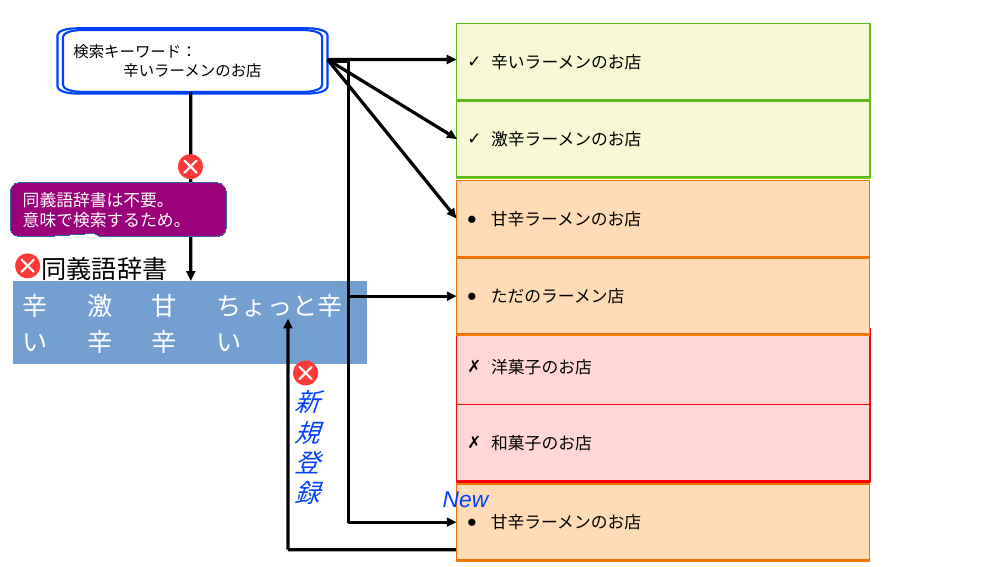
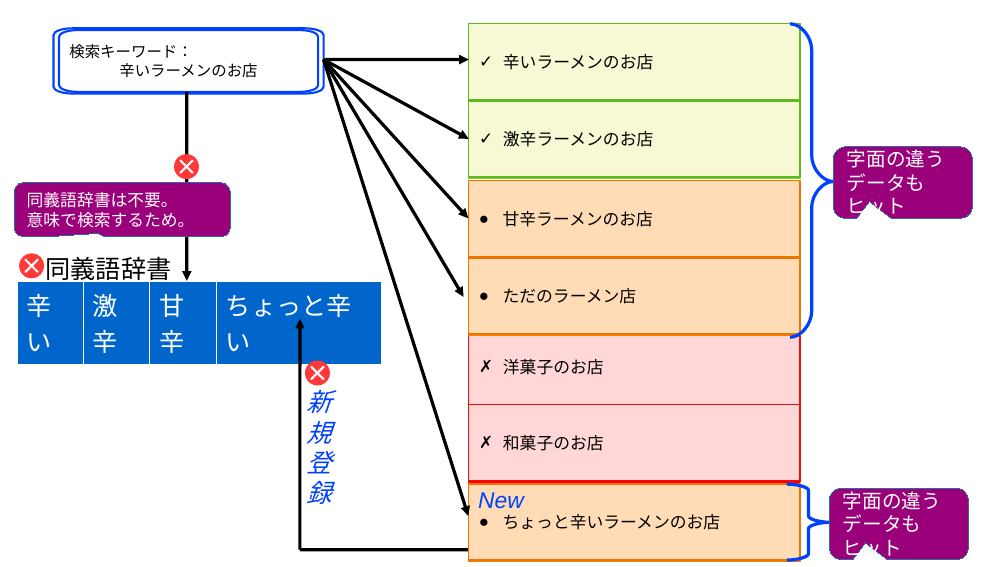
Before and after one commit to komainu8/rabbit-slide-komainu8-postgresql-conference-japan-2025, a slide deck: slide 6 of images.odp. Drawn at 1008x567 pixels with LibreOffice and Linux fonts; fonts in the diff are those of the drawing. Boxes give left, top, right and bottom in pixels: in the first picture for what was removed or moved away, otherwise in the second. Text is boxed around its words. In the diff, an @@ line names an element or a change of style, - is before the commit and + after.

```diff
--- a/images.odp
+++ b/images.odp
@@ rectangle "辛いラーメンのお店": place and size @@
-rectangle "辛いラーメンのお店" at (457, 24, 870, 100)
+rectangle "辛いラーメンのお店" at (469, 24, 800, 100)
@@ freeform shape added at (790, 24, 834, 338), outline #0041FF 2.3 pt @@
@@ freeform shape "検索キーワード：" at (59, 30, 319, 92): outline redrawn @@
@@ arrow moved from (328, 59) - (457, 219) to (324, 59) - (469, 219) @@
@@ arrow moved from (328, 59) - (457, 139) to (324, 59) - (469, 139) @@
@@ elbow arrow moved from (328, 60) - (457, 296) to (324, 59) - (464, 296) @@
@@ elbow arrow (324, 59) - (464, 296): elbow arrow to arrow @@
@@ elbow arrow moved from (328, 60) - (457, 522) to (324, 59) - (469, 516) @@
@@ elbow arrow (324, 59) - (469, 516): elbow arrow to arrow @@
@@ arrow moved from (328, 59) - (457, 59) to (326, 59) - (469, 59) @@
@@ rectangle "激辛ラーメンのお店": place and size @@
-rectangle "激辛ラーメンのお店" at (457, 101, 870, 176)
+rectangle "激辛ラーメンのお店" at (469, 101, 800, 176)
@@ rounded speech box added at (834, 147, 973, 219), fill #9A0079, outline #3465A4 0 pt, 14 pt, text #FFFFFF @@
+字面の違う
+データも
+ヒット
@@ 4 freeform shapes, 1 arrow, 1 ellipse: place and size @@
-4 freeform shapes, 1 arrow, 1 ellipse at (57, 28, 328, 281)
+4 freeform shapes, 1 arrow, 1 ellipse at (53, 28, 324, 281)
@@ rectangle "甘辛ラーメンのお店": place and size @@
-rectangle "甘辛ラーメンのお店" at (457, 180, 870, 256)
+rectangle "甘辛ラーメンのお店" at (469, 180, 800, 256)
@@ 2 freeform shapes, 1 rounded speech box, 1 text, 1 ellipse: place and size @@
-2 freeform shapes, 1 rounded speech box, 1 text, 1 ellipse at (10, 182, 226, 284)
+2 freeform shapes, 1 rounded speech box, 1 text, 1 ellipse at (14, 182, 230, 284)
@@ rectangle "ただのラーメン店": place and size @@
-rectangle "ただのラーメン店" at (457, 258, 870, 334)
+rectangle "ただのラーメン店" at (469, 258, 800, 334)
@@ table at (16, 281, 381, 357) @@
@@ fill #729FCF to #0066CC in row 1 @@
@@ borders changed @@
@@ table: place and size @@
-table at (13, 281, 367, 357)
+table at (16, 281, 381, 357)
@@ rectangle "洋菓子のお店": place and size @@
-rectangle "洋菓子のお店" at (457, 329, 870, 404)
+rectangle "洋菓子のお店" at (469, 329, 800, 404)
@@ rectangle "和菓子のお店": place and size @@
-rectangle "和菓子のお店" at (457, 405, 870, 481)
+rectangle "和菓子のお店" at (469, 405, 800, 481)
@@ text "New" rewrapped from (443, 489, 489, 512) to (478, 492, 524, 509) @@
@@ rectangle "ちょっと辛いラーメンのお店": place and size @@
-rectangle "ちょっと辛いラーメンのお店" at (457, 484, 870, 559)
+rectangle "ちょっと辛いラーメンのお店" at (469, 484, 800, 559)
@@ freeform shape added at (787, 484, 831, 559), outline #0041FF 2.3 pt @@
@@ rounded speech box added at (830, 488, 969, 559), fill #9A0079, outline #3465A4 0 pt, 14 pt, text #FFFFFF @@
+字面の違う
+データも
+ヒット
@@ text in rectangle at (503, 514, 720, 530): text changed @@
-● 甘辛ラーメンのお店
+● ちょっと辛いラーメンのお店
@@ 2 freeform shapes, 1 text, 1 arrow, 1 ellipse, 1 line: place and size @@
-2 freeform shapes, 1 text, 1 arrow, 1 ellipse, 1 line at (288, 319, 457, 549)
+2 freeform shapes, 1 text, 1 arrow, 1 ellipse, 1 line at (299, 319, 469, 549)
```
Also in this commit, not shown: 7 other slides changed, 7 other files.
